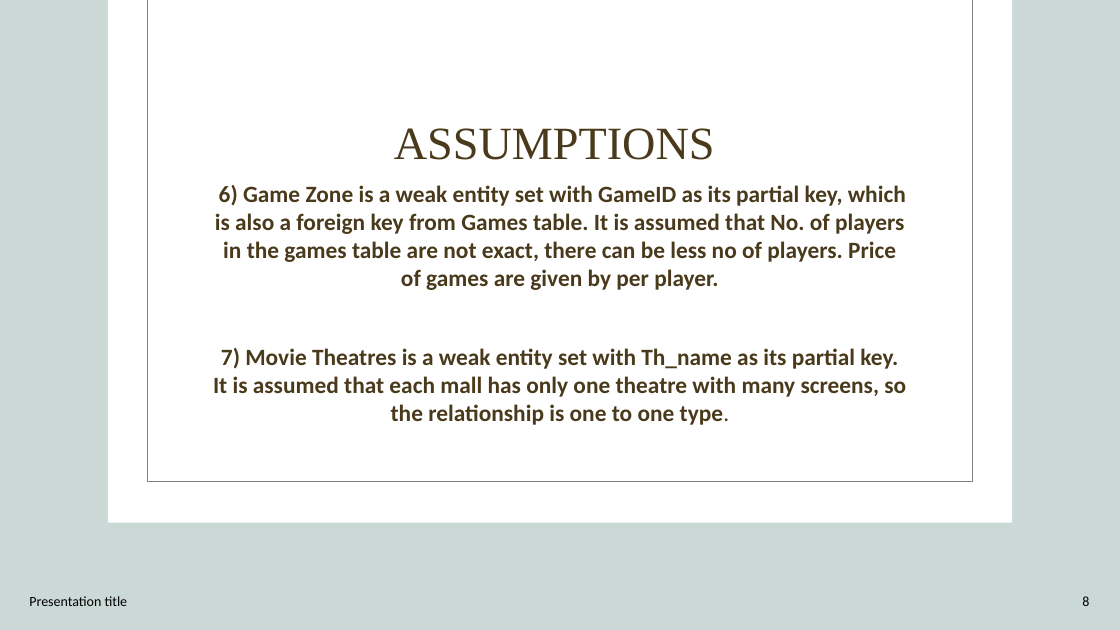
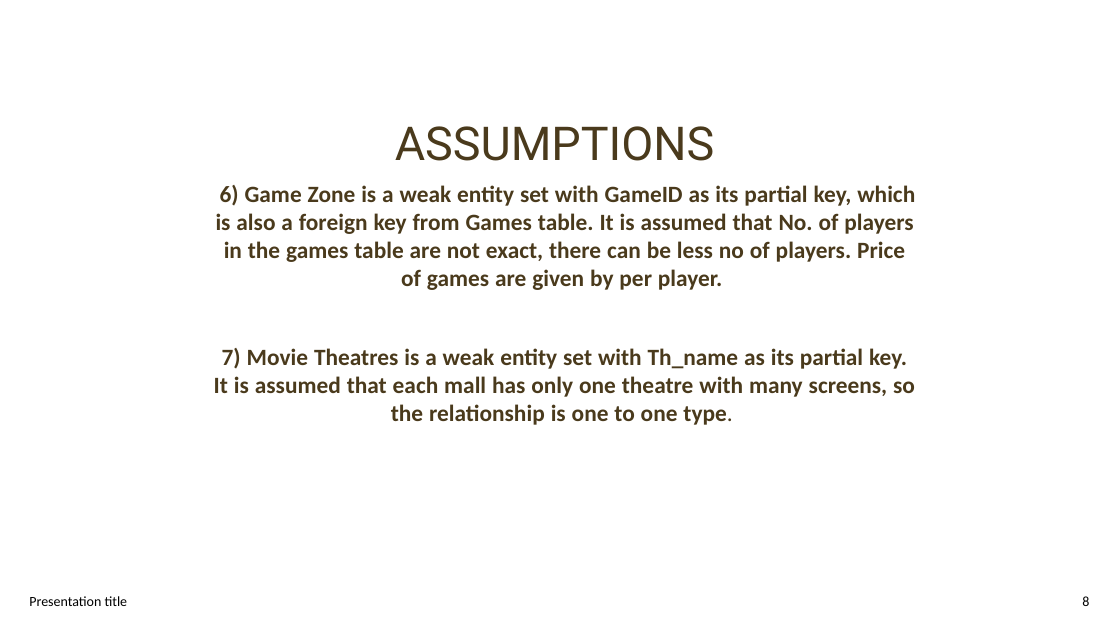
Before and after one commit to Bharadwaj721/Mall-Management-Database-System, a slide deck: slide 8 of DBMS PROJECT.pptx. Drawn at 1120x630 pixels with LibreOffice and Linux fonts; fonts in the diff are those of the drawing; background and template pictures are left out. Boxes give left, top, right and bottom in pixels: in the first picture for what was removed or moved away, otherwise in the second. Text is boxed around its words. In the diff, an @@ line names an element or a change of style, - is before the commit and + after.

```diff
--- a/DBMS PROJECT.pptx
+++ b/DBMS PROJECT.pptx
@@ background #CAD8D6 to picture (left out) @@
@@ rectangle removed at (108,0,1012,523) @@
@@ rectangle removed at (147,0,972,482) @@
@@ text "ASSUMPTIONS" at (395,126,714,161): size 39.6 to 40 pt, font Times New Roman to Roboto; alignment centre to left; line spacing 0.9 to 40pt; vertical alignment middle to top @@
@@ text at (216,185,915,290): text changed @@
-6) Game Zone is a weak entity set with GameID as its partial key, which is also a foreign key from Games table. It is assumed that No. of players in the games table are not exact, there can be less no of players. Price of games are given by per player.
-7) Movie Theatres is a weak entity set with Th_name as its partial key. It is assumed that each mall has only one theatre with many screens, so the relationship is one to one type.
+6) Game Zone is a weak entity set with GameID as its partial key, which
+is also a foreign key from Games table. It is assumed that No. of players
+in the games table are not exact, there can be less no of players. Price
+of games are given by per player.
@@ text added at (214,348,915,425), 20 pt, text #4A3A1C, bold @@
+7) Movie Theatres is a weak entity set with Th_name as its partial key.
+It is assumed that each mall has only one theatre with many screens, so
+the relationship is one to one type.
@@ text "Presentation title" at (29,596,128,606): line spacing 1 to 12pt; vertical alignment middle to top @@
@@ text "8" at (1082,596,1089,606): alignment right to left; line spacing 1 to 12pt; vertical alignment middle to top @@
```
Also in this commit, not shown: 29 other slides changed, 1 slide added, 1 slide removed.
